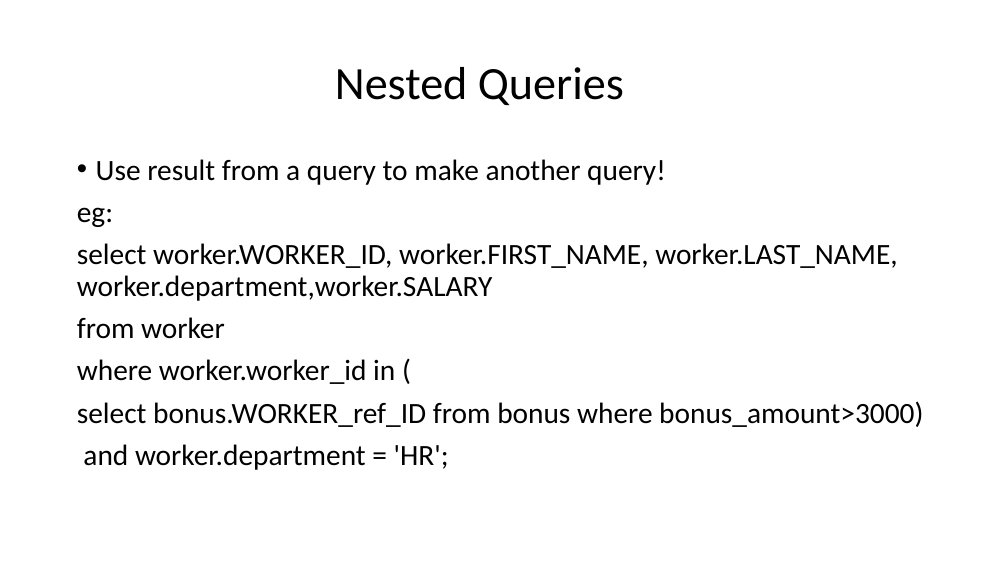
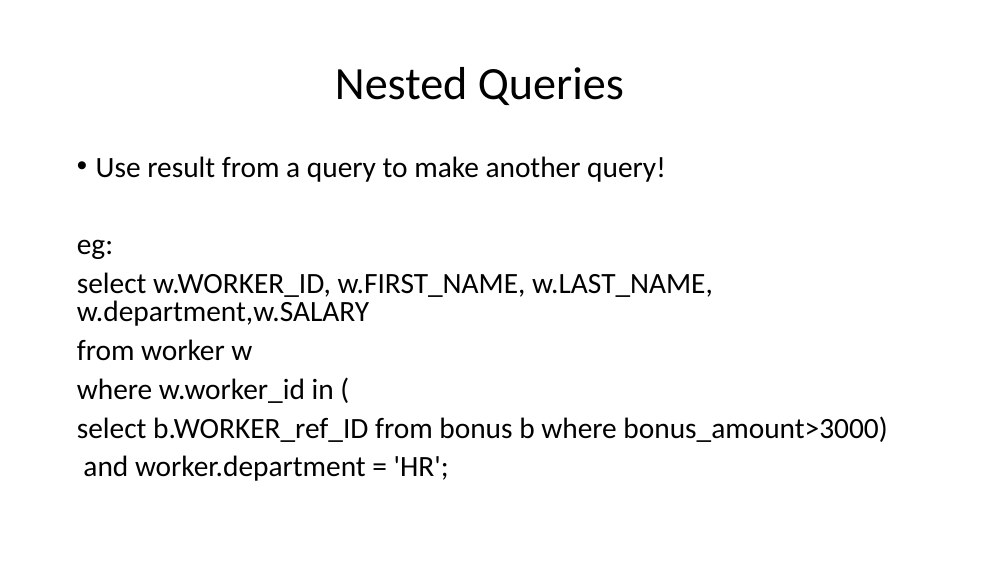
Before and after one commit to vvthakral/data-science-bootcamp, a slide deck: slide 28 of week-2-sql/sql.pptx. Drawn at 1008x567 pixels with LibreOffice and Linux fonts; fonts in the diff are those of the drawing. Boxes give left, top, right and bottom in pixels: in the first picture for what was removed or moved away, otherwise in the second. Text is boxed around its words. In the diff, an @@ line names an element or a change of style, - is before the commit and + after.

```diff
--- a/week-2-sql/sql.pptx
+++ b/week-2-sql/sql.pptx
@@ text at (77, 156, 666, 481): line spacing 0.9 to 0.8 @@
@@ text at (77, 272, 887, 442): text changed @@
-select worker.WORKER_ID, worker.FIRST_NAME, worker.LAST_NAME, worker.department,worker.SALARY
-from worker
-where worker.worker_id in (
-select bonus.WORKER_ref_ID from bonus where bonus_amount>3000)
+select w.WORKER_ID, w.FIRST_NAME, w.LAST_NAME, w.department,w.SALARY
+from worker w
+where w.worker_id in (
+select b.WORKER_ref_ID from bonus b where bonus_amount>3000)
```
Also in this commit, not shown: 10 other slides changed, 1 slide removed.
